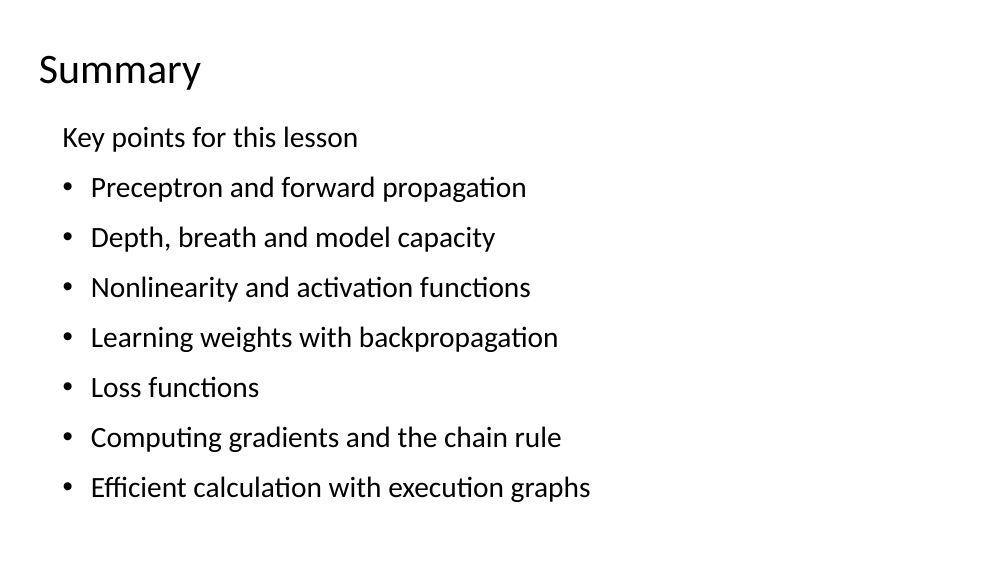
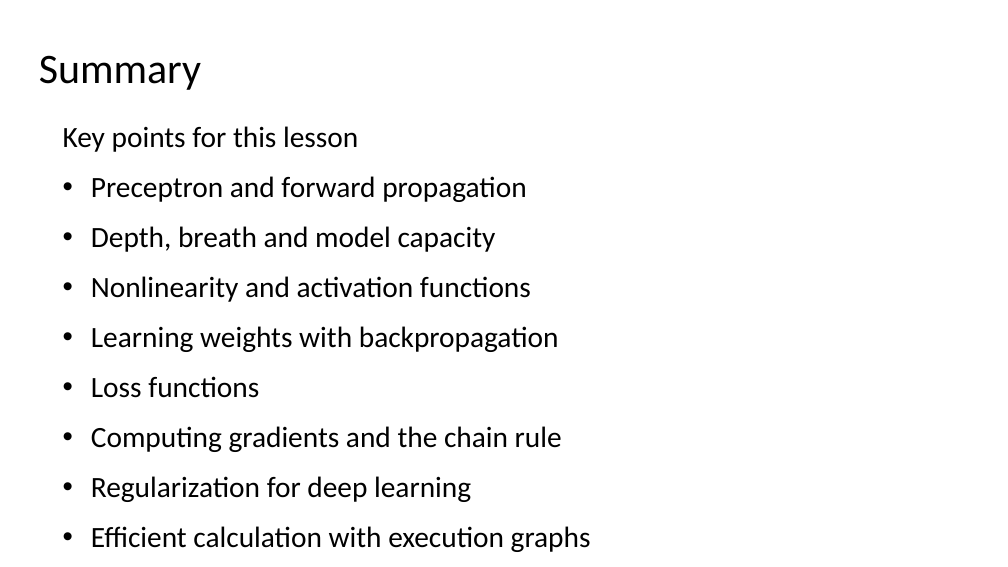
Before and after one commit to StephenElston/CSCI-E25, a slide deck: slide 70 of Slides/5_BuildingBlocksOfDeepLearning.pptx (slide 79 before the commit). Drawn at 1008x567 pixels with LibreOffice and Linux fonts; fonts in the diff are those of the drawing. Boxes give left, top, right and bottom in pixels: in the first picture for what was removed or moved away, otherwise in the second. Text is boxed around its words. In the diff, an @@ line names an element or a change of style, - is before the commit and + after.

```diff
--- a/Slides/5_BuildingBlocksOfDeepLearning.pptx
+++ b/Slides/5_BuildingBlocksOfDeepLearning.pptx
@@ text at <box>91,476,471,502</box>: paragraph added @@
+• Regularization for deep learning
```
Also in this commit, not shown: 11 slides added, 20 slides removed.
